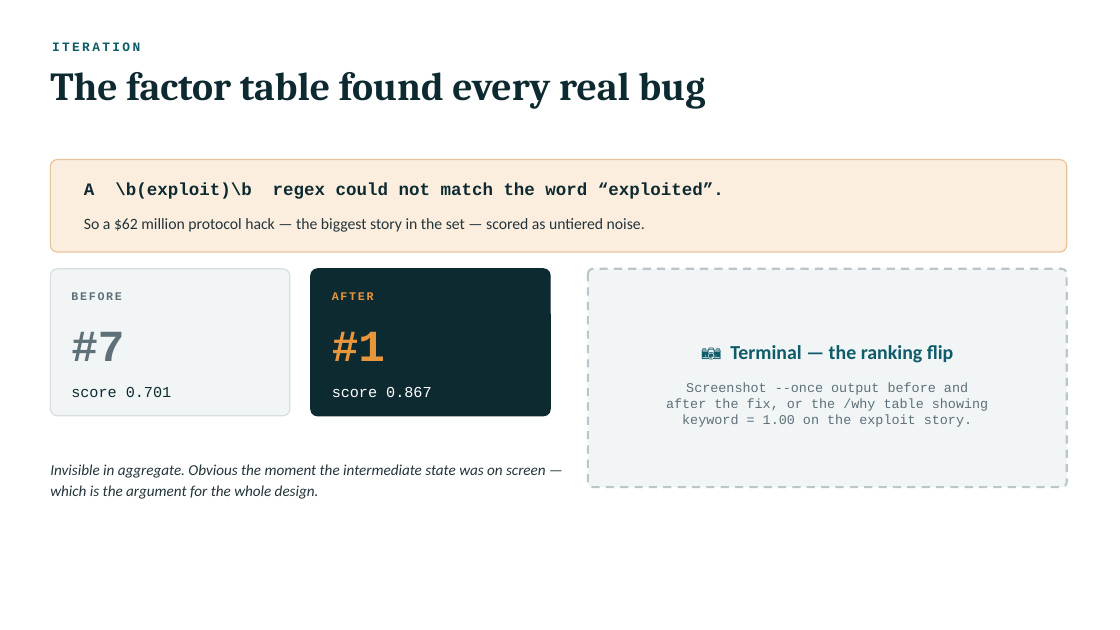
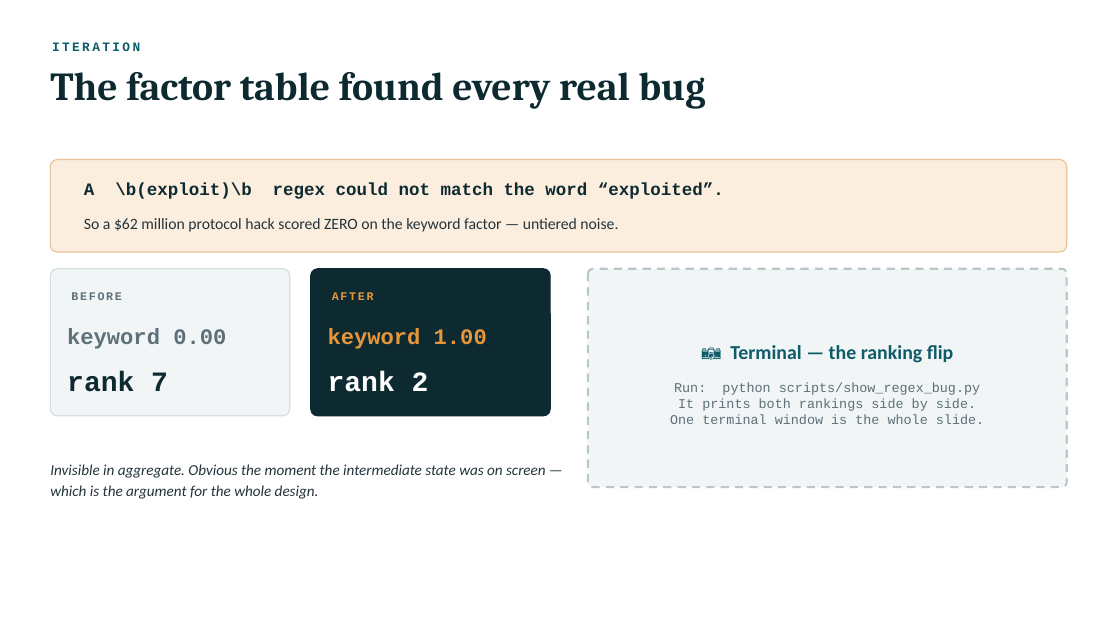
Before and after one commit to okyterrance/signaldesk, a slide deck: slide 10 of docs/deck/SignalDesk_Part2.pptx. Drawn at 1120x630 pixels with LibreOffice and Linux fonts; fonts in the diff are those of the drawing. Boxes give left, top, right and bottom in pixels: in the first picture for what was removed or moved away, otherwise in the second. Text is boxed around its words. In the diff, an @@ line names an element or a change of style, - is before the commit and + after.

```diff
--- a/docs/deck/SignalDesk_Part2.pptx
+++ b/docs/deck/SignalDesk_Part2.pptx
@@ text at (x1=84, y1=218, x2=618, y2=232): text changed @@
-So a $62 million protocol hack — the biggest story in the set — scored as untiered noise.
+So a $62 million protocol hack scored ZERO on the keyword factor — untiered noise.
@@ text added at (x1=67, y1=328, x2=226, y2=349), 19 pt, text #5E7078, bold @@
+keyword 0.00
@@ text at (x1=328, y1=328, x2=487, y2=349): text changed; size 38 to 19 pt @@
-#1
+keyword 1.00
@@ text at (x1=67, y1=371, x2=168, y2=392): text changed; size 38 to 24 pt; text colour #5E7078 to #0E2A31 @@
-#7
+rank 7
@@ text removed at (x1=71, y1=387, x2=171, y2=397) @@
-score 0.701
@@ text at (x1=328, y1=371, x2=429, y2=392): text changed; size 13 to 24 pt; bold on @@
-score 0.867
+rank 2
@@ text at (x1=670, y1=382, x2=984, y2=424): text changed @@
-Screenshot --once output before and
-after the fix, or the /why table showing
-keyword = 1.00 on the exploit story.
+Run: python scripts/show_regex_bug.py
+It prints both rankings side by side.
+One terminal window is the whole slide.
```
Also in this commit, not shown: 3 other files.
